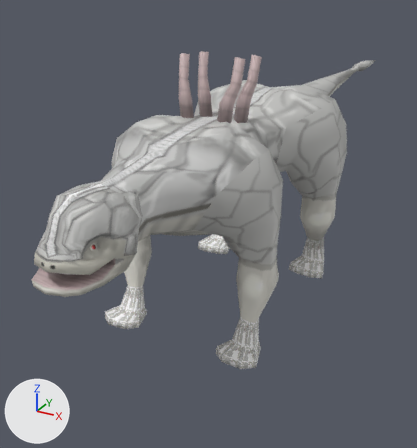
Before and after pictures for a commit that changed the Blender file trunk/media/models/creatures/monster/v2.blend.
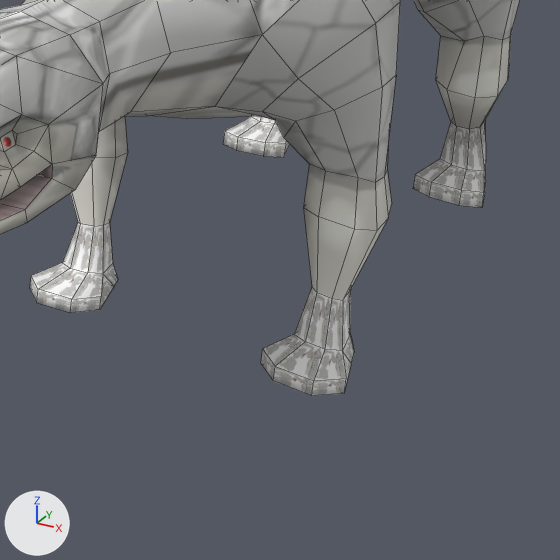
Each version is shown whole from a 50 mm lens placed at (2.35, -4.71, 3.05), pointed at (-0.56, 0.58, 0.41), then close up on the part from 22% to 86% of the width and 40% to 100% of the height. The axes (+X, +Y, +Z) are drawn at lower left. The lights are the same throughout. The close-ups show mesh edges as thin lines. The same objects are shown in both versions, whatever each file hides.
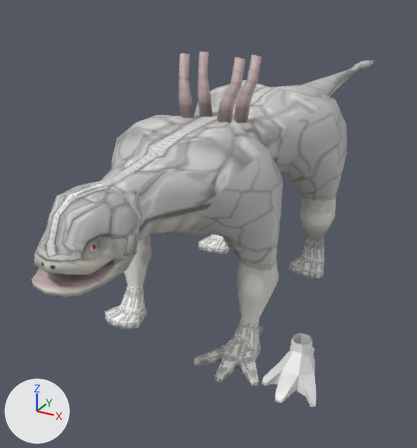
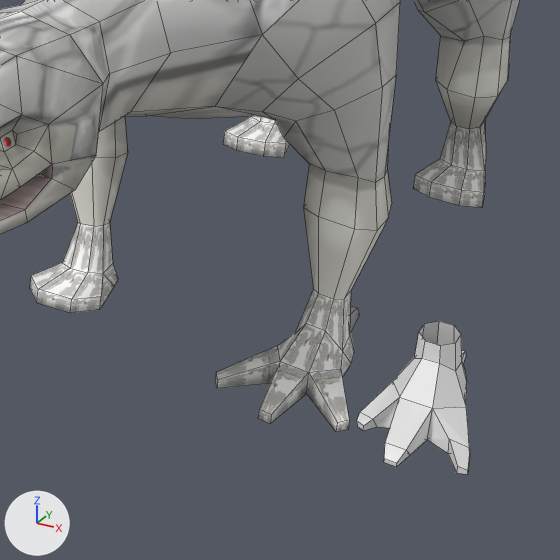
Location of each change, [x1, y1, x2, y2] in pixels of the close-ups (560 x 560 px):
'Cube', reshaped
    before: [0, 0, 520, 396]
    after: [0, 0, 520, 432]
'Cube.001', added
    after: [357, 321, 470, 474]
part 1 of me_cube, built on
    before: [261, 207, 388, 396]
    after: [215, 207, 388, 432]

Edits to the bpy script that builds the scene:
```text
Change me_cube:
    used by ob_cube; location = (0.0, 1.437, 1.2)
    remove me_cube.from_pydata(...)  # 502 vertices, 506 faces; spans x -0.84..0.83, y -3.94..3.94, z -1.21..1.21
    add me_cube.from_pydata(...)  # 518 vertices, 522 faces; spans x -0.84..0.9, y -3.94..3.94, z -1.21..1.21
    me_cube part 1
    4 faces are deleted
    20 vertices move from x 0.41..0.79, y -2.57..-2.13, z -1.2..-0.91 to x 0.45..0.75, y -2.57..-2.11, z -1.2..-0.91
    10 vertices are added at x 0.3..0.9, y -2.8..-1.94, z -1.2..-1.16
    6 new vertices lie (0.0, 0.01, 0.04) away from vertices in x 0.3..0.9, y -2.8..-2.67, z -1.2
    20 new faces join them
Add me_cube_001:
    me_cube_001.from_pydata(...)  # 66 vertices, 62 faces; spans x -0.147..0.334, y -2.791..-2.008, z -1.208..-0.9
Add ob_cube_001:
    ob_cube_001 = bpy.data.objects.new('Cube.001', me_cube_001)
    ob_cube_001.location = (1.058, 1.437, 1.2)
```
